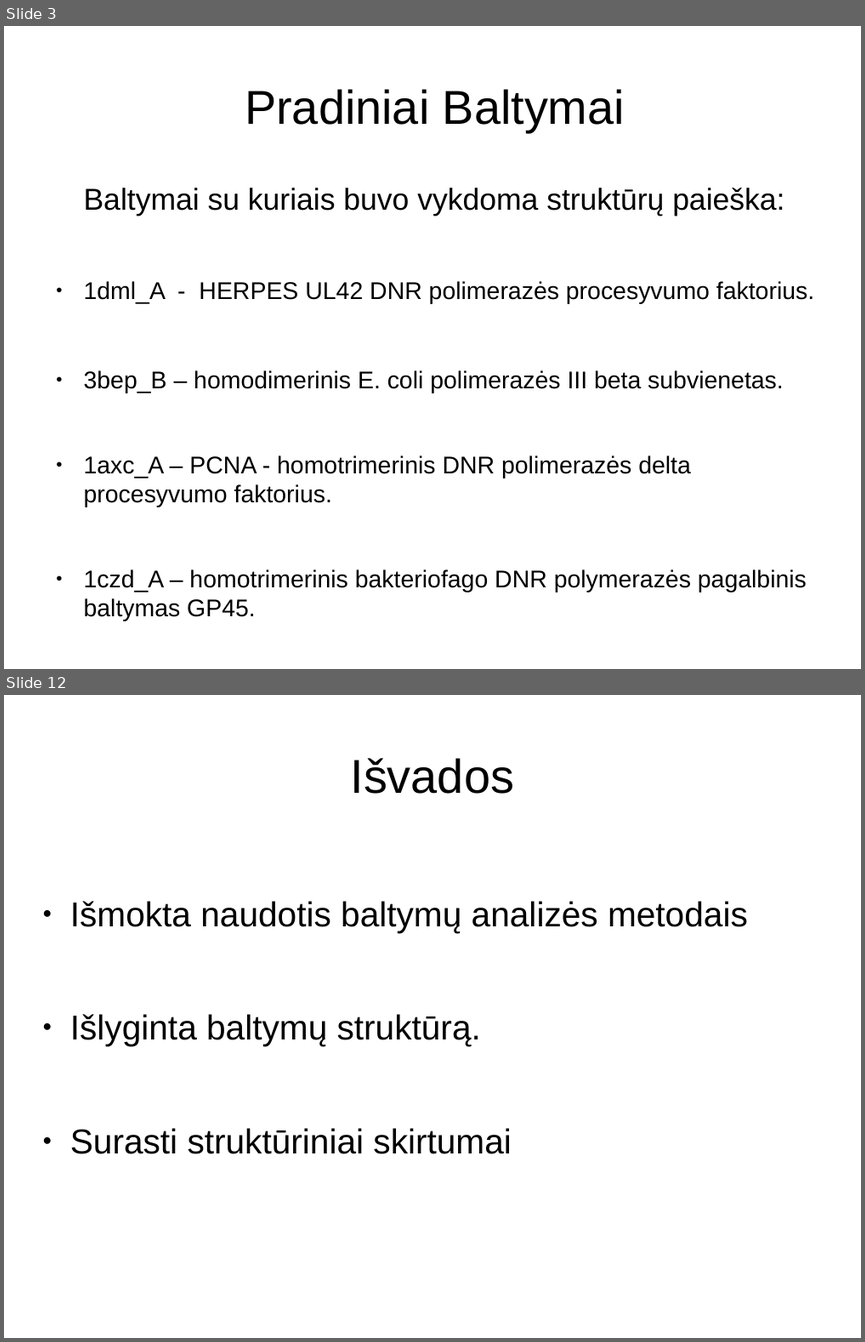
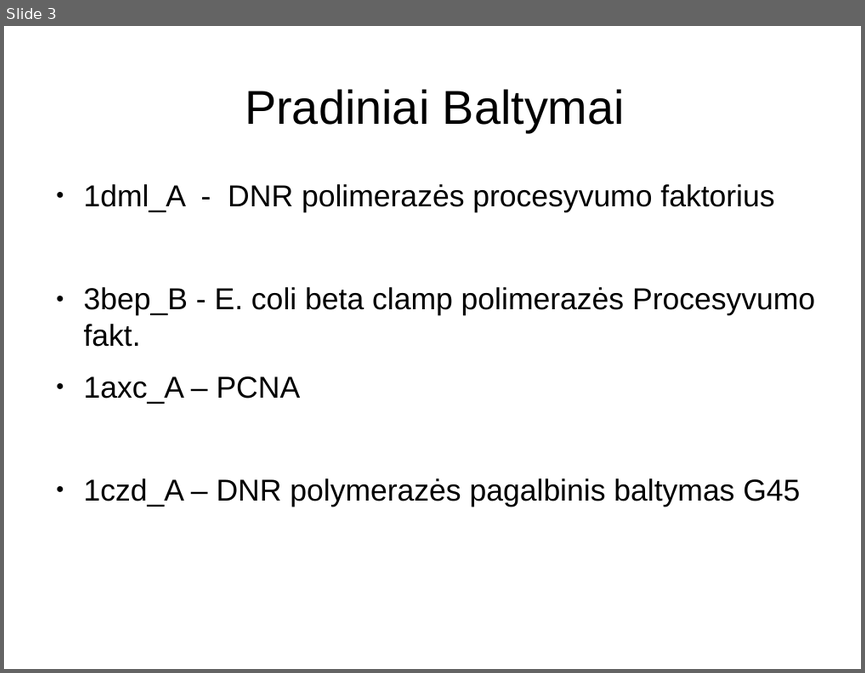
Before and after one commit to Luksys5/LT_programos, a slide deck: Kursinis.odp. Shown one above the other, each under a label of ours: slides 3 and 12 before the commit, slide 3 after it; the slides between them are not shown. The pictures are 865x1342 and 865x673 pixels, drawn with LibreOffice and Linux fonts; fonts in the diff are those of the drawing. Boxes give left, top, right and bottom in pixels: in the first picture for what was removed or moved away, otherwise in the second. Text is boxed around its words. In the diff, an @@ line names an element or a change of style, - is before the commit and + after.

```diff
--- a/Kursinis.odp
+++ b/Kursinis.odp
@@ slide 12 removed at box(4, 695, 861, 1338), background #FFFFFF @@
@@ title removed at box(351, 758, 514, 794) @@
-Išvados
@@ text removed at box(70, 901, 748, 1154) @@
-● Išmokta naudotis baltymų analizės metodais
-● Išlyginta baltymų struktūrą.
-● Surasti struktūriniai skirtumai
@@ slide 3 changed as well @@
@@ text at box(84, 184, 815, 506): text changed; size 22.4 to 28 pt @@
-Baltymai su kuriais buvo vykdoma struktūrų paieška:
-● 1dml_A - HERPES UL42 DNR polimerazės procesyvumo faktorius.
-● 3bep_B – homodimerinis E. coli polimerazės III beta subvienetas.
-● 1axc_A – PCNA - homotrimerinis DNR polimerazės delta procesyvumo faktorius.
-● 1czd_A – homotrimerinis bakteriofago DNR polymerazės pagalbinis baltymas GP45.
+● 1dml_A - DNR polimerazės procesyvumo faktorius
+● 3bep_B - E. coli beta clamp polimerazės Procesyvumo fakt.
+● 1axc_A – PCNA
+● 1czd_A – DNR polymerazės pagalbinis baltymas G45
```
Also in this commit, not shown: 1 other slide changed, 8 slides added, 11 other slides removed, 1 other file.
